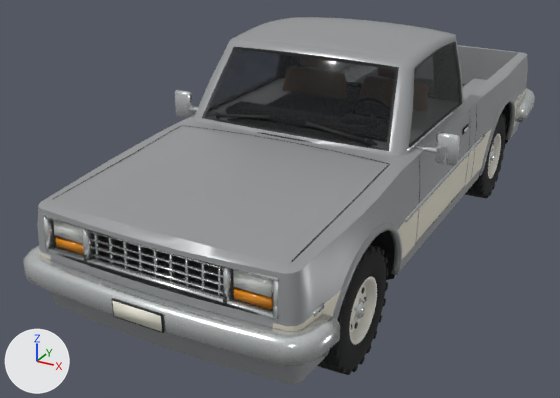
The glTF model src/assets/models/cars/pickup.glb: old version first, new version second.
Rendered twice from a 50 mm camera at (2.52, -5.58, 3.06) aimed at (-0.36, -0.34, 0.44). Every picture has the same lights, and +X, +Y and +Z are marked at lower left. The older version comes first. Where no turn or scale is listed for an object, it has been applied to the vertices. Vertices at exactly the same position are counted once.

Names of what the first picture shows: 'Body', 'Coachwork', 'Headlights', 'Wheel_FL', 'Wheel_RL'.
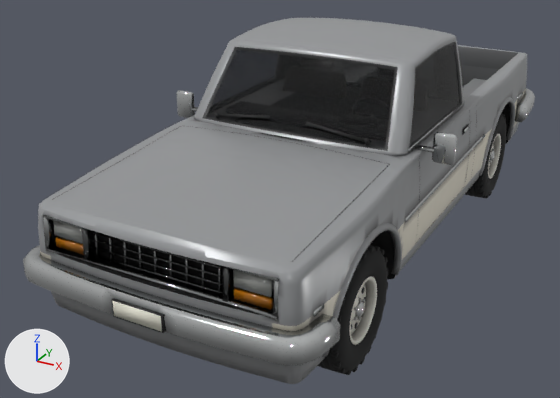
Where the newer file only moved an object's origin or applied its transform, the numbers keep the older frame.

Pixel boxes (x1, y1, x2, y2) of what changed, in the pictures (560 x 398 px; the box of a moved part takes in the faces that stretch with it):
'Coachwork', recoloured, reshaped
    before: (37, 45, 528, 384)
    after: (38, 45, 527, 384)
'Body', recoloured, reshaped
    before: (23, 17, 535, 366)
    after: (23, 18, 535, 366)
'Headlights', recoloured
    both: (53, 220, 272, 297)
part 1 of me_body, moved or reshaped
    before: (435, 132, 460, 166)
    after: (432, 132, 457, 165)
part 2 of me_body, moved or reshaped
    before: (175, 90, 193, 118)
    after: (177, 90, 195, 118)
part 3 of me_body, built on
    before: (155, 17, 464, 157)
    after: (155, 18, 464, 156)

Diff of the bpy script that builds the scene:
```diff
--- a/src/assets/models/cars/pickup.glb.py
+++ b/src/assets/models/cars/pickup.glb.py
@@ mat_body @@
 n0 = _N.new('ShaderNodeBsdfPrincipled'); n0.name = 'Principled BSDF'
-n0.inputs[0].default_value = (0.323, 0.332, 0.342, 1.0)  # 'Base Color', grey #9a9c9e
 n0.inputs[1].default_value = 0.1  # 'Metallic'
@@ mat_body @@
 n1 = _N.new('ShaderNodeOutputMaterial'); n1.name = 'Material Output'
+n2 = _N.new('ShaderNodeMix'); n2.name = 'Mix'
+n2.data_type = 'RGBA'
+n2.blend_type = 'MULTIPLY'
+n2.inputs[0].default_value = 1.0  # 'Factor'
+n2.inputs[7].default_value = (0.323, 0.332, 0.342, 1.0)  # 'B', grey #9a9c9e
+n3 = _N.new('ShaderNodeVertexColor'); n3.name = 'Color Attribute'
 _L.new(n0.outputs[0], n1.inputs[0])  # 'BSDF' to 'Surface'
+_L.new(n2.outputs[2], n0.inputs[0])  # 'Result' to 'Base Color'
+_L.new(n3.outputs[0], n2.inputs[6])  # 'Color' to 'A'
@@ mat_glass @@
 mat_glass = bpy.data.materials.new('glass')
-# nodes: BsdfPrincipled, OutputMaterial
-# colours: black #161c22
+# nodes: BsdfPrincipled, Math, Mix, OutputMaterial, VertexColor
+# colours: black #0d1114, mixed with the vertex colours
@@ mat_chrome @@
 mat_chrome = bpy.data.materials.new('chrome')
-# nodes: BsdfPrincipled, OutputMaterial
-# colours: white #e4e8e8
+# nodes: BsdfPrincipled, Mix, OutputMaterial, VertexColor
+# colours: white #e9ecec, mixed with the vertex colours
@@ mat_lens_amber @@
 n0 = _N.new('ShaderNodeBsdfPrincipled'); n0.name = 'Principled BSDF'
-n0.inputs[0].default_value = (0.745, 0.254, 0.00913, 1.0)  # 'Base Color', orange #e08a18
 n0.inputs[2].default_value = 0.2  # 'Roughness'
 n1 = _N.new('ShaderNodeOutputMaterial'); n1.name = 'Material Output'
+n2 = _N.new('ShaderNodeMix'); n2.name = 'Mix'
+n2.data_type = 'RGBA'
+n2.blend_type = 'MULTIPLY'
+n2.inputs[0].default_value = 1.0  # 'Factor'
+n2.inputs[7].default_value = (0.745, 0.254, 0.00913, 1.0)  # 'B', orange #e08a18
+n3 = _N.new('ShaderNodeVertexColor'); n3.name = 'Color Attribute'
 _L.new(n0.outputs[0], n1.inputs[0])  # 'BSDF' to 'Surface'
+_L.new(n2.outputs[2], n0.inputs[0])  # 'Result' to 'Base Color'
+_L.new(n3.outputs[0], n2.inputs[6])  # 'Color' to 'A'
@@ mat_plate @@
 n0 = _N.new('ShaderNodeBsdfPrincipled'); n0.name = 'Principled BSDF'
-n0.inputs[0].default_value = (0.863, 0.847, 0.723, 1.0)  # 'Base Color', white #efeddd
 n1 = _N.new('ShaderNodeOutputMaterial'); n1.name = 'Material Output'
+n2 = _N.new('ShaderNodeMix'); n2.name = 'Mix'
+n2.data_type = 'RGBA'
+n2.blend_type = 'MULTIPLY'
+n2.inputs[0].default_value = 1.0  # 'Factor'
+n2.inputs[7].default_value = (0.863, 0.847, 0.723, 1.0)  # 'B', white #efeddd
+n3 = _N.new('ShaderNodeVertexColor'); n3.name = 'Color Attribute'
 _L.new(n0.outputs[0], n1.inputs[0])  # 'BSDF' to 'Surface'
+_L.new(n2.outputs[2], n0.inputs[0])  # 'Result' to 'Base Color'
+_L.new(n3.outputs[0], n2.inputs[6])  # 'Color' to 'A'
@@ mat_lens_head @@
 n0 = _N.new('ShaderNodeBsdfPrincipled'); n0.name = 'Principled BSDF'
-n0.inputs[0].default_value = (0.855, 0.88, 0.839, 1.0)  # 'Base Color', white #eef1ec
 n0.inputs[1].default_value = 0.2  # 'Metallic'
@@ mat_lens_head @@
 n1 = _N.new('ShaderNodeOutputMaterial'); n1.name = 'Material Output'
+n2 = _N.new('ShaderNodeMix'); n2.name = 'Mix'
+n2.data_type = 'RGBA'
+n2.blend_type = 'MULTIPLY'
+n2.inputs[0].default_value = 1.0  # 'Factor'
+n2.inputs[7].default_value = (0.855, 0.88, 0.839, 1.0)  # 'B', white #eef1ec
+n3 = _N.new('ShaderNodeVertexColor'); n3.name = 'Color Attribute'
 _L.new(n0.outputs[0], n1.inputs[0])  # 'BSDF' to 'Surface'
+_L.new(n2.outputs[2], n0.inputs[0])  # 'Result' to 'Base Color'
+_L.new(n3.outputs[0], n2.inputs[6])  # 'Color' to 'A'
@@ mat_accent @@
 n0 = _N.new('ShaderNodeBsdfPrincipled'); n0.name = 'Principled BSDF'
-n0.inputs[0].default_value = (0.791, 0.745, 0.624, 1.0)  # 'Base Color', pale yellow #e6e0cf
 n0.inputs[1].default_value = 0.05  # 'Metallic'
@@ mat_accent @@
 n1 = _N.new('ShaderNodeOutputMaterial'); n1.name = 'Material Output'
+n2 = _N.new('ShaderNodeMix'); n2.name = 'Mix'
+n2.data_type = 'RGBA'
+n2.blend_type = 'MULTIPLY'
+n2.inputs[0].default_value = 1.0  # 'Factor'
+n2.inputs[7].default_value = (0.791, 0.745, 0.624, 1.0)  # 'B', pale yellow #e6e0cf
+n3 = _N.new('ShaderNodeVertexColor'); n3.name = 'Color Attribute'
 _L.new(n0.outputs[0], n1.inputs[0])  # 'BSDF' to 'Surface'
+_L.new(n2.outputs[2], n0.inputs[0])  # 'Result' to 'Base Color'
+_L.new(n3.outputs[0], n2.inputs[6])  # 'Color' to 'A'
@@ mat_rim_white @@
 n0 = _N.new('ShaderNodeBsdfPrincipled'); n0.name = 'Principled BSDF'
-n0.inputs[0].default_value = (0.807, 0.791, 0.716, 1.0)  # 'Base Color', white #e8e6dc
 n0.inputs[1].default_value = 0.1  # 'Metallic'
@@ mat_rim_white @@
 n1 = _N.new('ShaderNodeOutputMaterial'); n1.name = 'Material Output'
+n2 = _N.new('ShaderNodeMix'); n2.name = 'Mix'
+n2.data_type = 'RGBA'
+n2.blend_type = 'MULTIPLY'
+n2.inputs[0].default_value = 1.0  # 'Factor'
+n2.inputs[7].default_value = (0.807, 0.791, 0.716, 1.0)  # 'B', white #e8e6dc
+n3 = _N.new('ShaderNodeVertexColor'); n3.name = 'Color Attribute'
 _L.new(n0.outputs[0], n1.inputs[0])  # 'BSDF' to 'Surface'
+_L.new(n2.outputs[2], n0.inputs[0])  # 'Result' to 'Base Color'
+_L.new(n3.outputs[0], n2.inputs[6])  # 'Color' to 'A'
@@ me_body @@
-me_body.from_pydata(...)  # 3242 vertices, 5766 faces; spans x -1.18..1.18, y -2.78..2.78, z -0.7..0.7
+me_body.from_pydata(...)  # 6050 vertices, 11250 faces; spans x -1.16..1.16, y -2.78..2.78, z -0.7..0.7
+# me_body part 1: the loose piece of 24 vertices spanning x 1.02..1.18, y -0.74..-0.69, z 0.0..0.22 is moved by (-0.02, 0.0, 0.0)
+# me_body part 2: the loose piece of 24 vertices spanning x -1.18..-1.02, y -0.74..-0.69, z 0.0..0.22 is moved by (0.02, 0.0, 0.0)
+# me_body part 3: 107 vertices moved from x -0.86..0.86, y -1.35..0.53, z 0.07..0.7 to x -0.84..0.83, y -1.35..0.53, z 0.07..0.7; 387 vertices removed from x -1.04..1.04, y -1.35..0.52, z 0.06..0.7; 3195 vertices added at x -1.02..1.02, y -1.34..0.52, z 0.07..0.7
+# other edits to the shape of me_body do not show in these pictures
 me_body.materials.append(mat_body)
@@ me_coachwork @@
-me_coachwork.from_pydata(...)  # 2133 vertices, 4261 faces; spans x -0.98..0.98, y -2.66..2.66, z -0.44..0.44
+me_coachwork.from_pydata(...)  # 6718 vertices, 13432 faces; spans x -0.98..0.98, y -2.66..2.66, z -0.44..0.44
+# me_coachwork part 4: 25 vertices moved within x -0.93..0.93, y -2.6..2.64, z -0.44..0.41; 587 vertices removed from x -0.98..0.98, y -2.62..2.65, z -0.44..0.44; 5172 vertices added at x -0.98..0.98, y -2.66..2.66, z -0.44..0.44
 me_coachwork.materials.append(mat_body)
```
